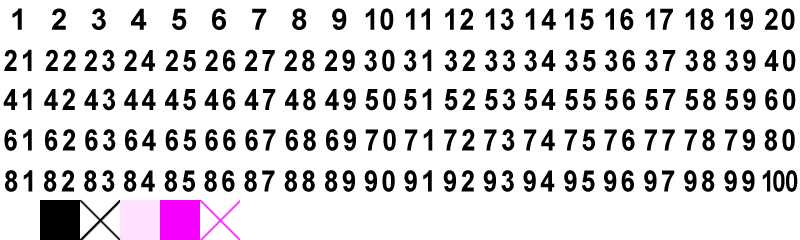
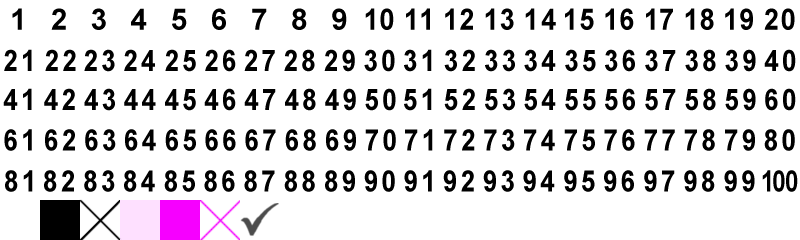
Layers edited between the first and the second 800px x 240px image:
added layer "check" (70%) above "fill-group" over [240, 203, 279, 238]
